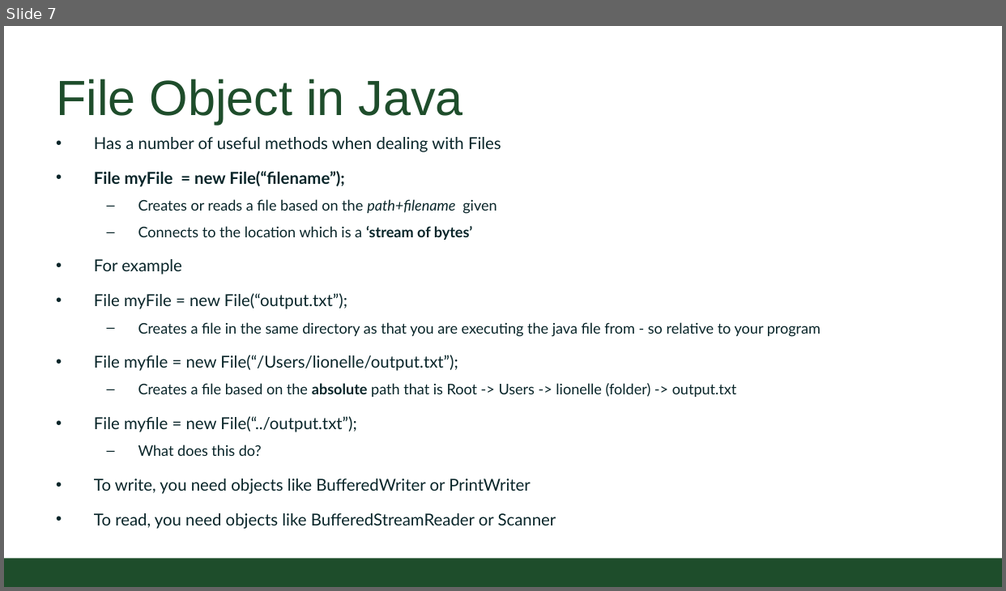
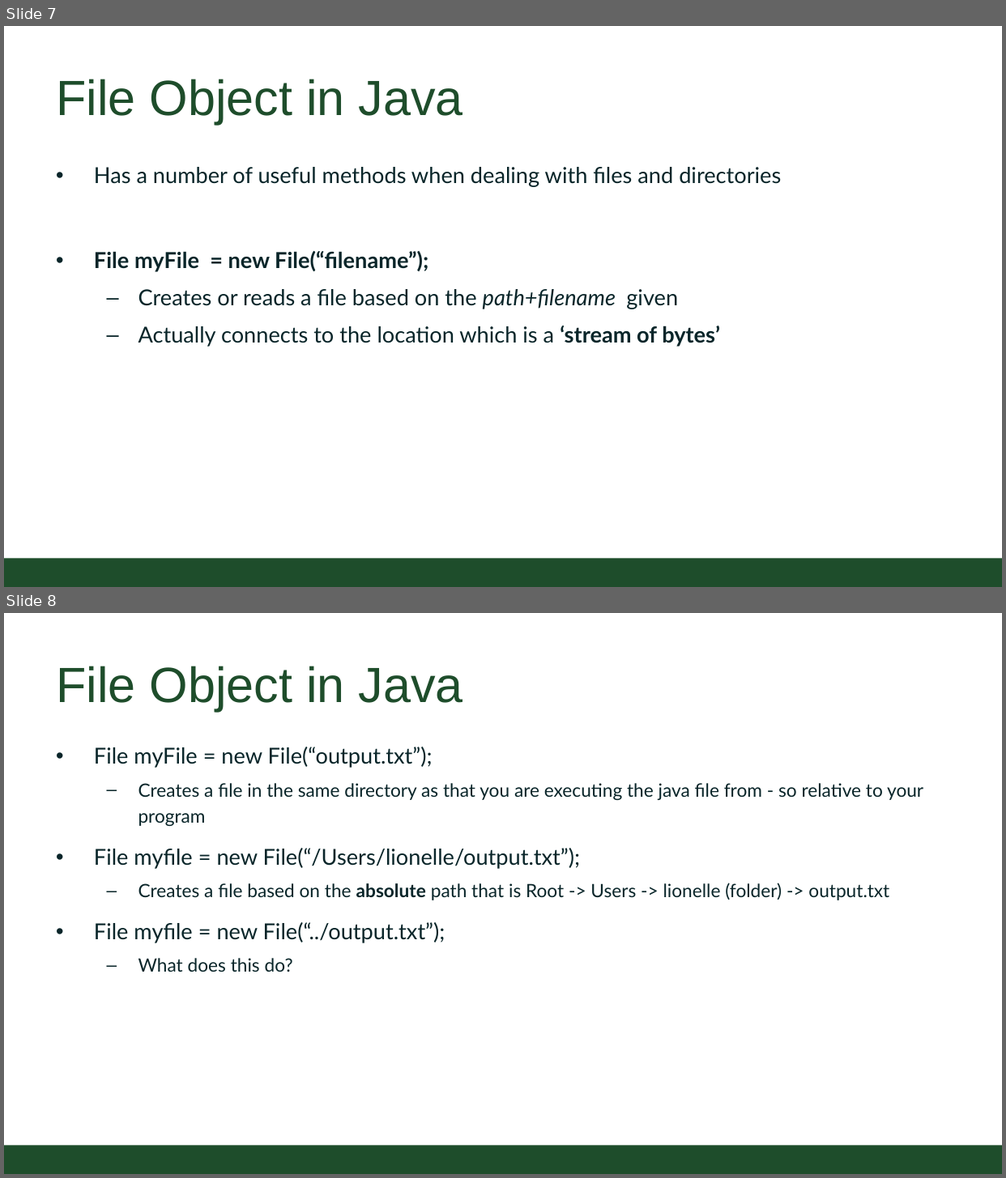
Before and after one commit to CSU-CompSci-CS163-4/Handouts, a slide deck: slides/On-Campus/09_01_OSandFileWriting.pptx. Shown one above the other, each under a label of ours: slide 7 before the commit, slides 7 and 8 after it. The pictures are 1006x591 and 1006x1178 pixels, drawn with LibreOffice and Linux fonts; fonts in the diff are those of the drawing; background and template pictures are left out. Boxes give left, top, right and bottom in pixels: in the first picture for what was removed or moved away, otherwise in the second. Text is boxed around its words. In the diff, an @@ line names an element or a change of style, - is before the commit and + after.

```diff
--- a/slides/On-Campus/09_01_OSandFileWriting.pptx
+++ b/slides/On-Campus/09_01_OSandFileWriting.pptx
@@ slide 8 added at <box>4,613,1002,1174</box>, background #FFFFFF; not listed: 1 template element that a slide beside it also shows @@
@@ title added at <box>56,666,463,711</box>, 54 pt, text #1E4D2B @@
+File Object in Java
@@ text added at <box>94,747,923,973</box>, 20 pt, text #092529 @@
+• File myFile = new File(“output.txt”);
+  – Creates a file in the same directory as that you are executing the java file from - so relative to your program
+• File myfile = new File(“/Users/lionelle/output.txt”);
+  – Creates a file based on the absolute path that is Root -> Users -> lionelle (folder) -> output.txt
+• File myfile = new File(“../output.txt”);
+  – What does this do?
@@ slide 7 changed as well @@
@@ text "Has a number of useful ...": place and size @@
-text "Has a number of useful ..." at <box>94,137,820,529</box>
+text "Has a number of useful ..." at <box>94,167,781,347</box>
@@ text at <box>94,167,781,187</box>: text changed; size 18 to 24 pt @@
-• Has a number of useful methods when dealing with Files
+• Has a number of useful methods when dealing with files and directories
@@ text at <box>94,251,678,310</box>: size 18 to 24 pt in "File myFile = new File(“filename”);"; size 16 to 24 pt in "Creates or reads a file based on ..." @@
@@ text at <box>138,326,720,347</box>: text changed; size 18 to 24 pt @@
-  – Connects to the location which is a ‘stream of bytes’
-• For example
-• File myFile = new File(“output.txt”);
-  – Creates a file in the same directory as that you are executing the java file from - so relative to your program
-• File myfile = new File(“/Users/lionelle/output.txt”);
-  – Creates a file based on the absolute path that is Root -> Users -> lionelle (folder) -> output.txt
-• File myfile = new File(“../output.txt”);
-  – What does this do?
-• To write, you need objects like BufferedWriter or PrintWriter
-• To read, you need objects like BufferedStreamReader or Scanner
+  – Actually connects to the location which is a ‘stream of bytes’
```
Also in this commit, not shown: 5 other slides changed, 7 other slides added, 3 slides removed.
